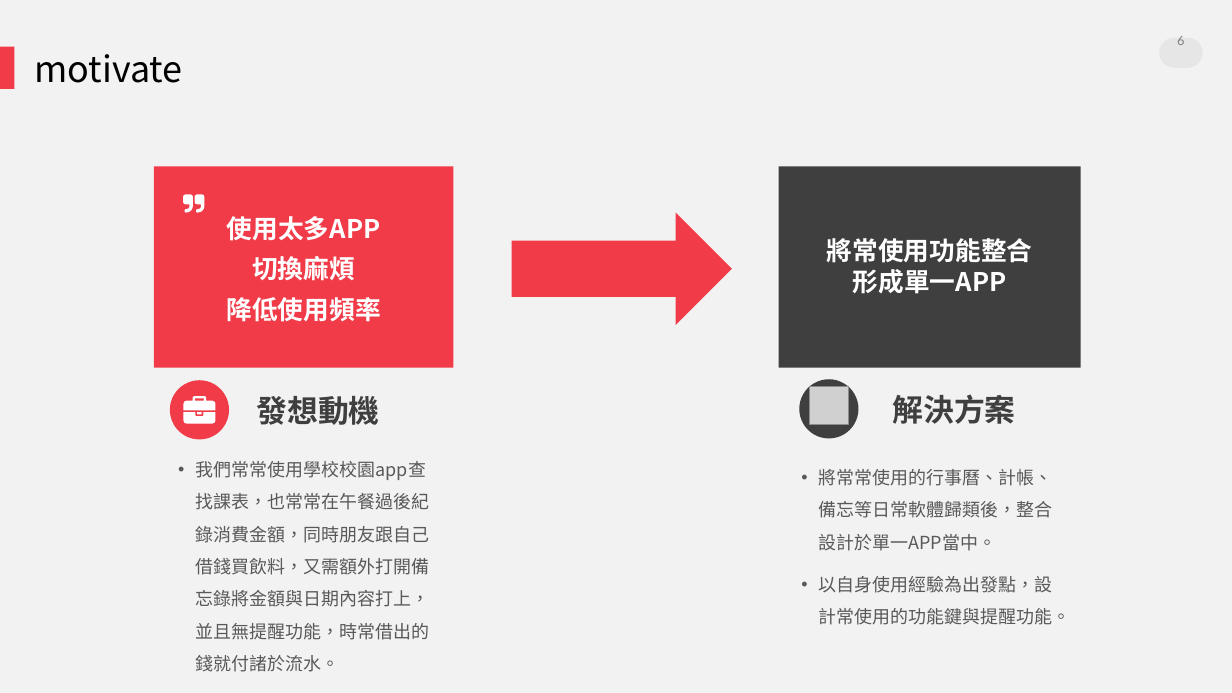
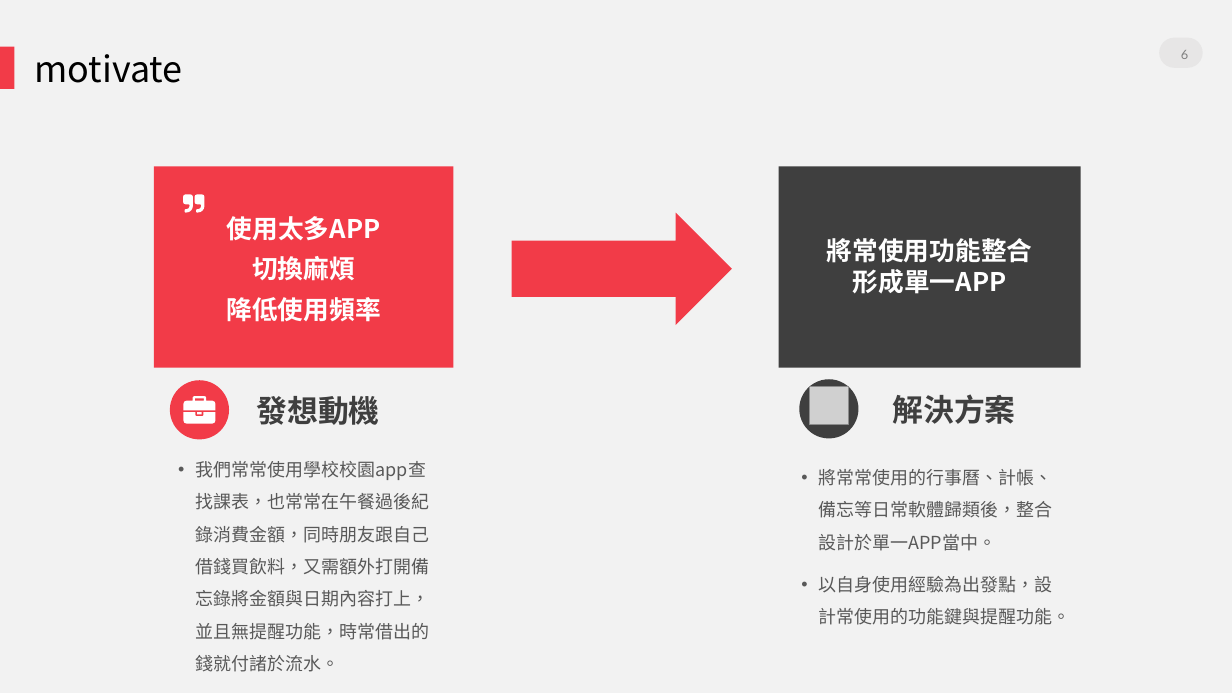
Before and after one commit to bennytzang-ntut109368085/OS_final_student-assistant, a slide deck: slide 6 of operating_system final project.pptx. Drawn at 1232x693 pixels with LibreOffice and Linux fonts; fonts in the diff are those of the drawing; grey boxes stand for pictures. Boxes give left, top, right and bottom in pixels: in the first picture for what was removed or moved away, otherwise in the second. Text is boxed around its words. In the diff, an @@ line names an element or a change of style, - is before the commit and + after.

```diff
--- a/operating_system final project.pptx
+++ b/operating_system final project.pptx
@@ page number: place and size @@
-page number at (1177, 36, 1184, 45)
+page number at (1181, 50, 1188, 59)
```
Also in this commit, not shown: 6 other slides changed.
